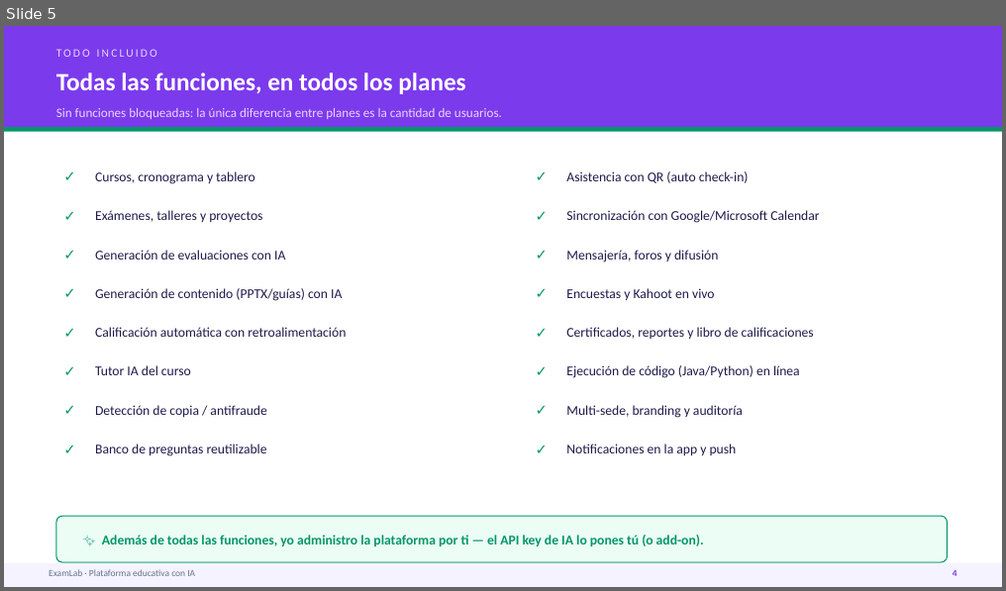
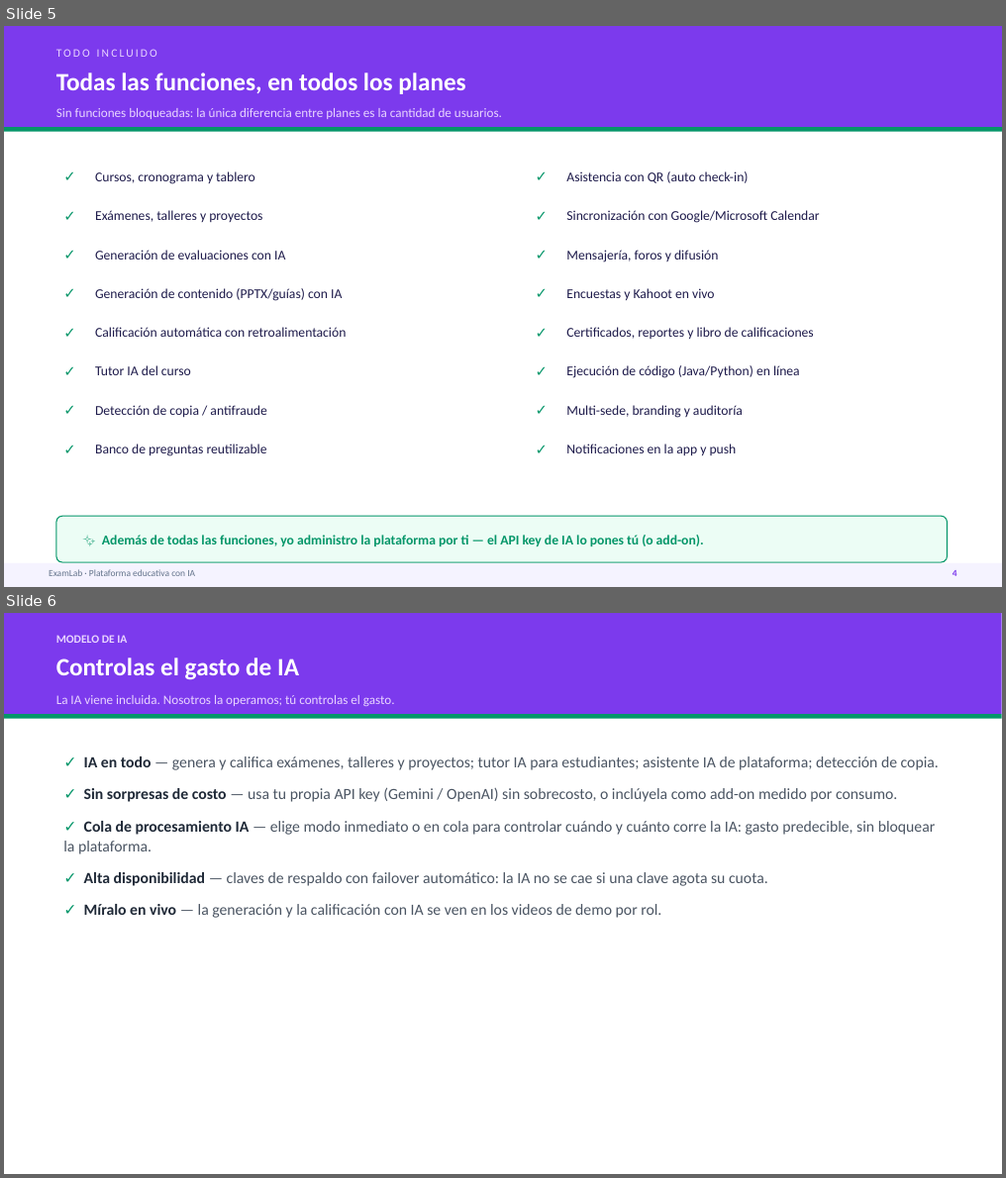
Before and after one commit to AndresDFX/examlab, a slide deck: docs/demos/presentacion/ExamLab-Presentacion-Comercial-Administrada.pptx. Shown one above the other, each under a label of ours: slide 5 before the commit, slides 5 and 6 after it. The pictures are 1006x591 and 1006x1178 pixels, drawn with LibreOffice and Linux fonts; fonts in the diff are those of the drawing. Boxes give left, top, right and bottom in pixels: in the first picture for what was removed or moved away, otherwise in the second. Text is boxed around its words. In the diff, an @@ line names an element or a change of style, - is before the commit and + after.

```diff
--- a/docs/demos/presentacion/ExamLab-Presentacion-Comercial-Administrada.pptx
+++ b/docs/demos/presentacion/ExamLab-Presentacion-Comercial-Administrada.pptx
@@ slide 6 added at <box>4,613,1002,1174</box>, background #FFFFFF @@
@@ rectangle added at <box>4,613,1002,714</box>, fill #7C3AED @@
@@ text added at <box>56,635,127,643</box>, 11 pt, text #E9D5FF, bold @@
+MODELO DE IA
@@ text added at <box>56,658,299,680</box>, 24 pt, text #FFFFFF, bold @@
+Controlas el gasto de IA
@@ text added at <box>56,695,395,706</box>, 12.5 pt, text #E9D5FF @@
+La IA viene incluida. Nosotros la operamos; tú controlas el gasto.
@@ rectangle added at <box>4,714,1002,719</box>, fill #059669 @@
@@ text added at <box>63,757,939,918</box>, 15 pt, text #4B5563 @@
+✓ IA en todo — genera y califica exámenes, talleres y proyectos; tutor IA para estudiantes; asistente IA de plataforma; detección de copia.
+✓ Sin sorpresas de costo — usa tu propia API key (Gemini / OpenAI) sin sobrecosto, o inclúyela como add-on medido por consumo.
+✓ Cola de procesamiento IA — elige modo inmediato o en cola para controlar cuándo y cuánto corre la IA: gasto predecible, sin bloquear la plataforma.
+✓ Alta disponibilidad — claves de respaldo con failover automático: la IA no se cae si una clave agota su cuota.
+✓ Míralo en vivo — la generación y la calificación con IA se ven en los videos de demo por rol.
```
Also in this commit, not shown: 5 other files.
